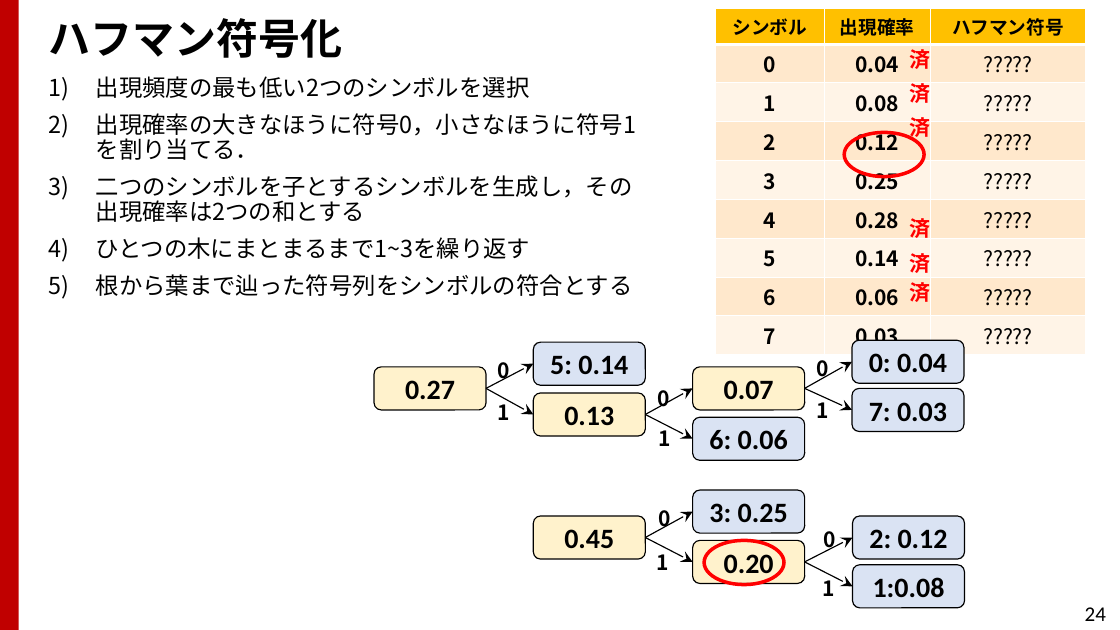
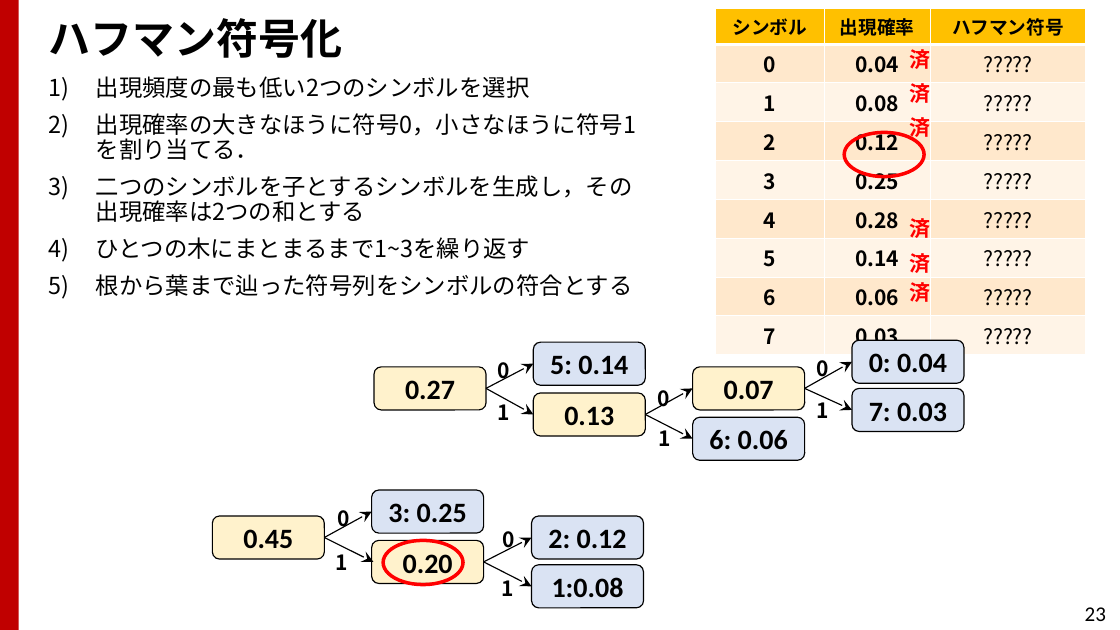
Before and after one commit to TakashiIjiri/TakashiIjiri.github.io, a slide deck: slide 23 of classes/dm2018_1/dm1_13.pptx (slide 24 before the commit). Drawn at 1120x630 pixels with LibreOffice and Linux fonts; fonts in the diff are those of the drawing. Boxes give left, top, right and bottom in pixels: in the first picture for what was removed or moved away, otherwise in the second. Text is boxed around its words. In the diff, an @@ line names an element or a change of style, - is before the commit and + after.

```diff
--- a/classes/dm2018_1/dm1_13.pptx
+++ b/classes/dm2018_1/dm1_13.pptx
@@ 5 rounded rectangles, 4 texts, 4 arrows, 1 ellipse: place and size @@
-5 rounded rectangles, 4 texts, 4 arrows, 1 ellipse at (534, 490, 965, 607)
+5 rounded rectangles, 4 texts, 4 arrows, 1 ellipse at (213, 490, 644, 607)
@@ page number at (1085, 607, 1106, 621): text changed @@
-24
+23
```
Also in this commit, not shown: 6 other slides changed, 2 slides removed, 2 other files.
